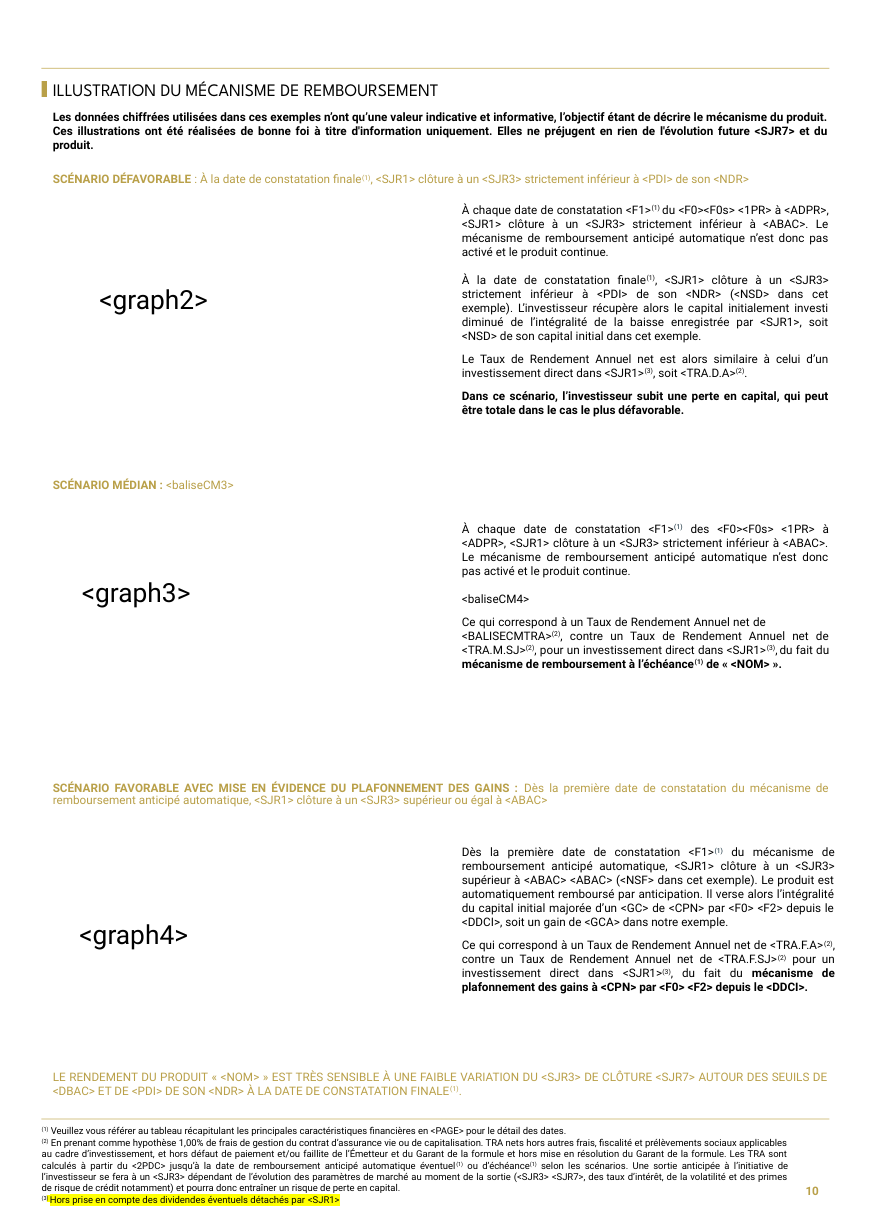
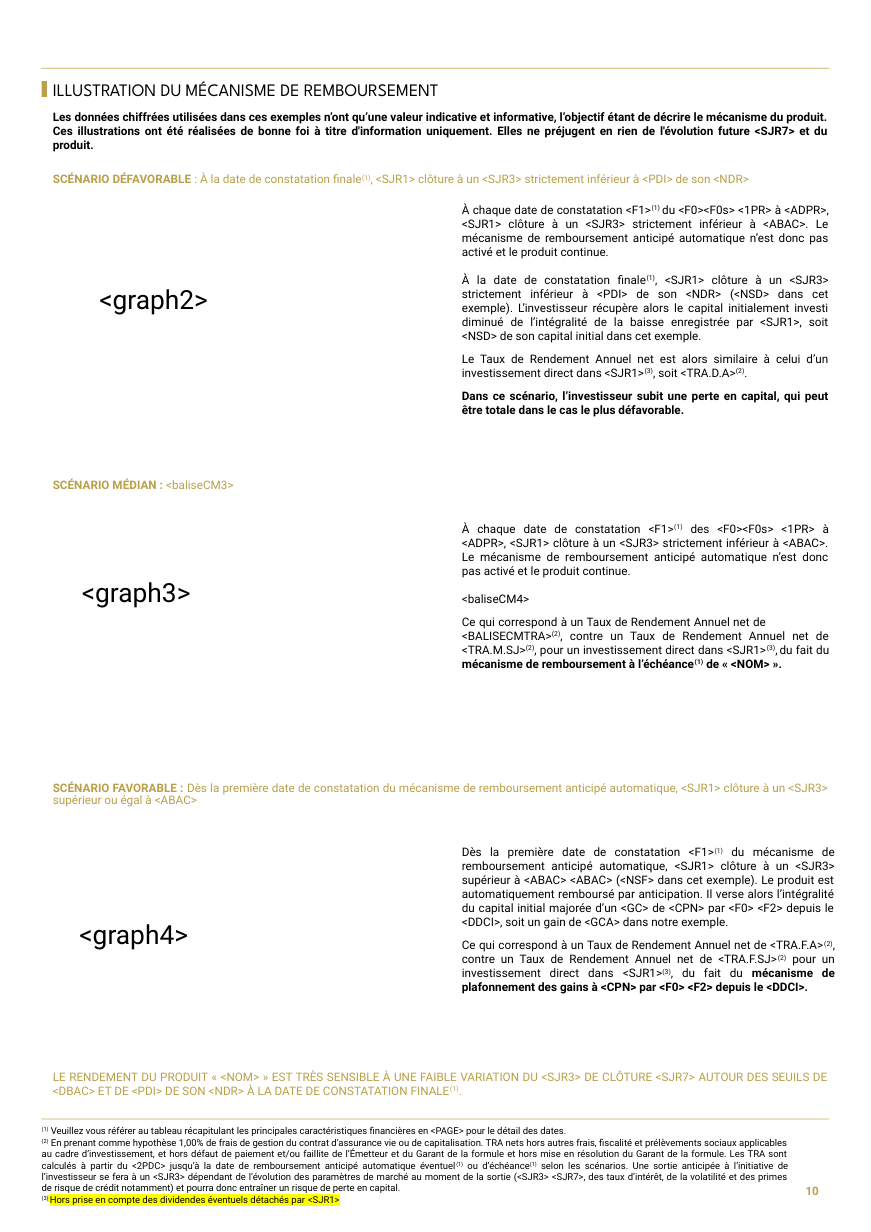
Before and after one commit to guillaumejacquin/equitim-project2, a slide deck: slide 10 of Templates/crédit suisse.pptx. Drawn at 871x1232 pixels with LibreOffice and Linux fonts; fonts in the diff are those of the drawing; background and template pictures are left out. Boxes give left, top, right and bottom in pixels: in the first picture for what was removed or moved away, otherwise in the second. Text is boxed around its words. In the diff, an @@ line names an element or a change of style, - is before the commit and + after.

```diff
--- a/Templates/crédit suisse.pptx
+++ b/Templates/crédit suisse.pptx
@@ text at <box>53,781,827,807</box>: text changed @@
-SCÉNARIO FAVORABLE AVEC MISE EN ÉVIDENCE DU PLAFONNEMENT DES GAINS : Dès la première date de constatation du mécanisme de remboursement anticipé automatique, <SJR1> clôture à un <SJR3> supérieur ou égal à <ABAC>
+SCÉNARIO FAVORABLE : Dès la première date de constatation du mécanisme de remboursement anticipé automatique, <SJR1> clôture à un <SJR3> supérieur ou égal à <ABAC>
```
Also in this commit, not shown: 7 other slides changed, 1 slide added, 1 slide removed, 12 other files.
